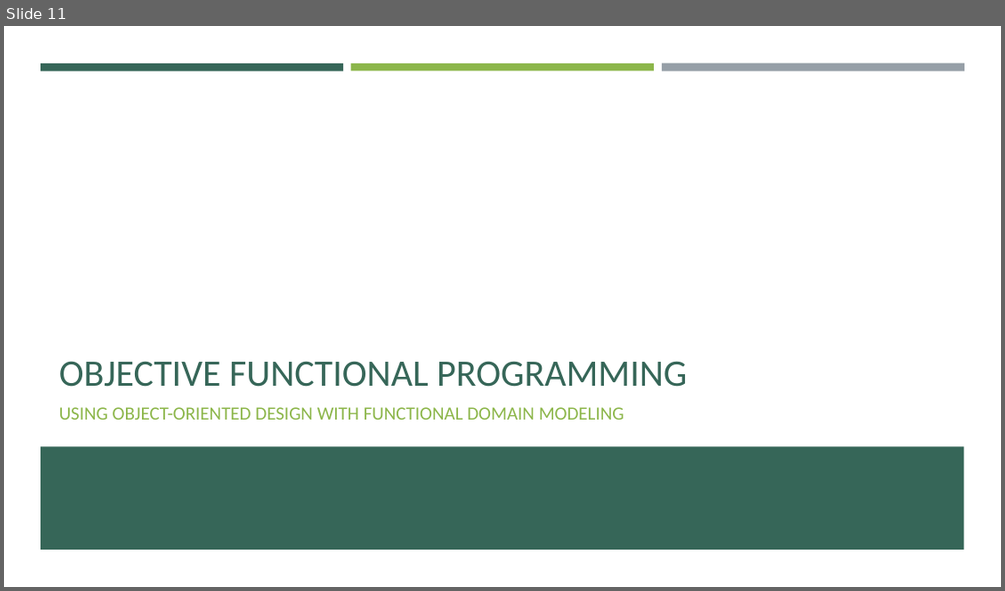
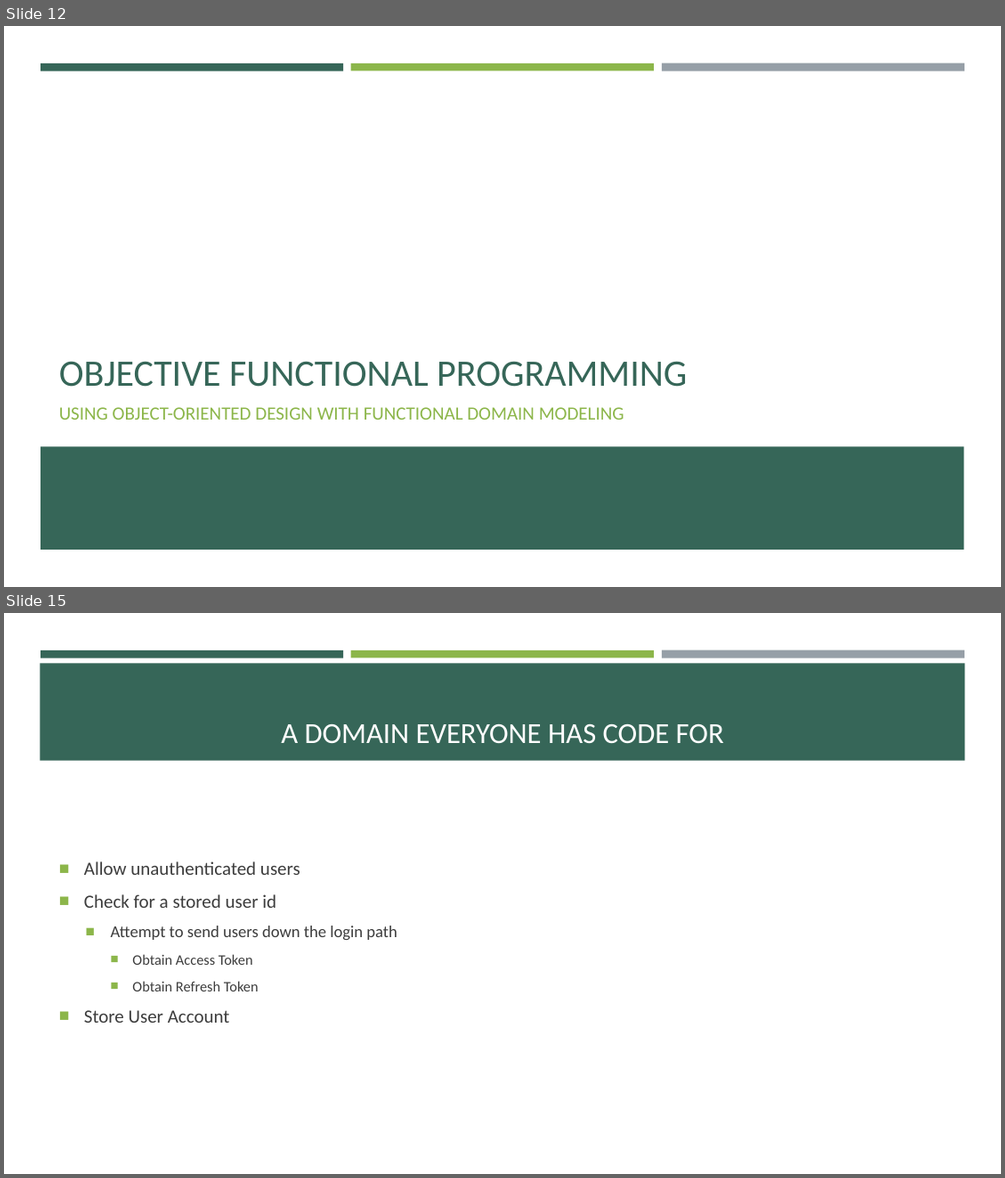
Before and after one commit to RLittlesII/talks, a slide deck: functional-programming/reactiveui/object-functional-programming/OOP.to.OFP.pptx. Shown one above the other, each under a label of ours: slide 11 before the commit, slides 12 and 15 after it; the slides between them are not shown. The pictures are 1005x591 and 1005x1178 pixels, drawn with LibreOffice and Linux fonts; fonts in the diff are those of the drawing. Boxes give left, top, right and bottom in pixels: in the first picture for what was removed or moved away, otherwise in the second. Text is boxed around its words. In the diff, an @@ line names an element or a change of style, - is before the commit and + after.

```diff
--- a/functional-programming/reactiveui/object-functional-programming/OOP.to.OFP.pptx
+++ b/functional-programming/reactiveui/object-functional-programming/OOP.to.OFP.pptx
@@ slide 15 added at [4, 613, 1001, 1174], background #FFFFFF; not listed: 3 template elements that a slide beside it also shows @@
@@ rectangle added at [40, 663, 965, 761], fill #366658 @@
@@ title added at [281, 724, 724, 743], 28 pt, text #FFFFFF @@
+A DOMAIN EVERYONE HAS CODE FOR
@@ text added at [84, 861, 397, 1022], 18 pt, text #3D3D3D @@
+■ Allow unauthenticated users
+■ Check for a stored user id
+  ■ Attempt to send users down the login path
+    ■ Obtain Access Token
+    ■ Obtain Refresh Token
+■ Store User Account
@@ what was slide 11 is now slide 12 @@
```
Also in this commit, not shown: 2 slides changed, 3 other slides added.
